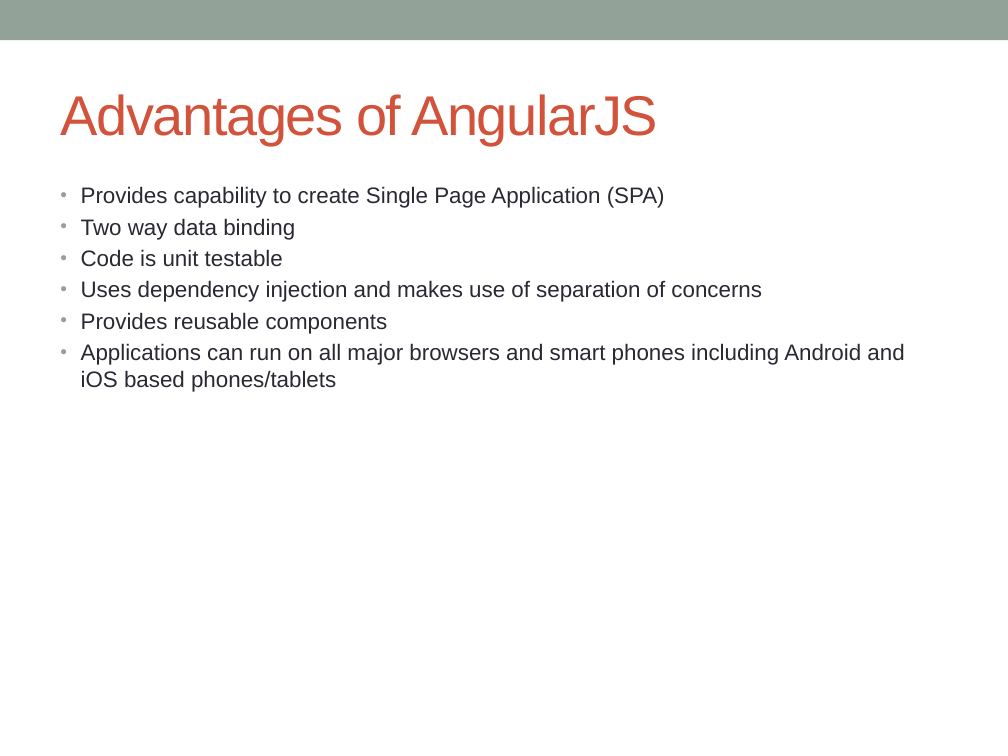
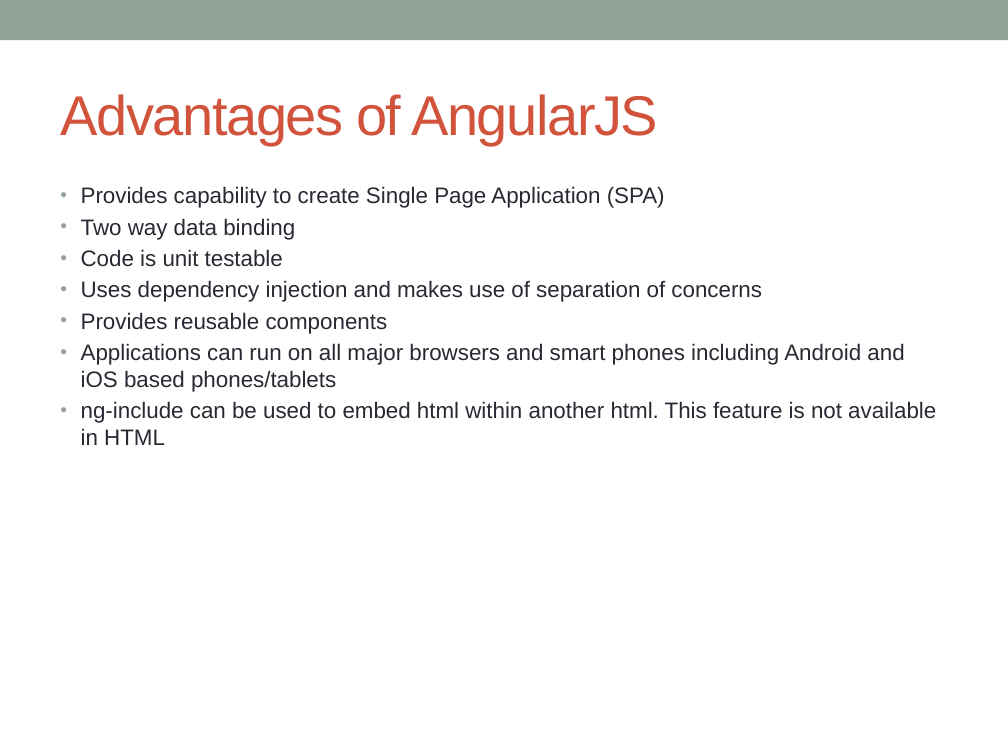
Before and after one commit to notionquest/ProjectDocumentation, a slide deck: slide 6 of AngularJS.pptx. Drawn at 1008x756 pixels with LibreOffice and Linux fonts; fonts in the diff are those of the drawing. Boxes give left, top, right and bottom in pixels: in the first picture for what was removed or moved away, otherwise in the second. Text is boxed around its words. In the diff, an @@ line names an element or a change of style, - is before the commit and + after.

Commit message:
AngularJS added more contents

```diff
--- a/AngularJS.pptx
+++ b/AngularJS.pptx
@@ text at [81, 401, 936, 445]: paragraph added @@
+• ng-include can be used to embed html within another html. This feature is not available in HTML
```
Also in this commit, not shown: 1 other slide changed, 12 slides added.
